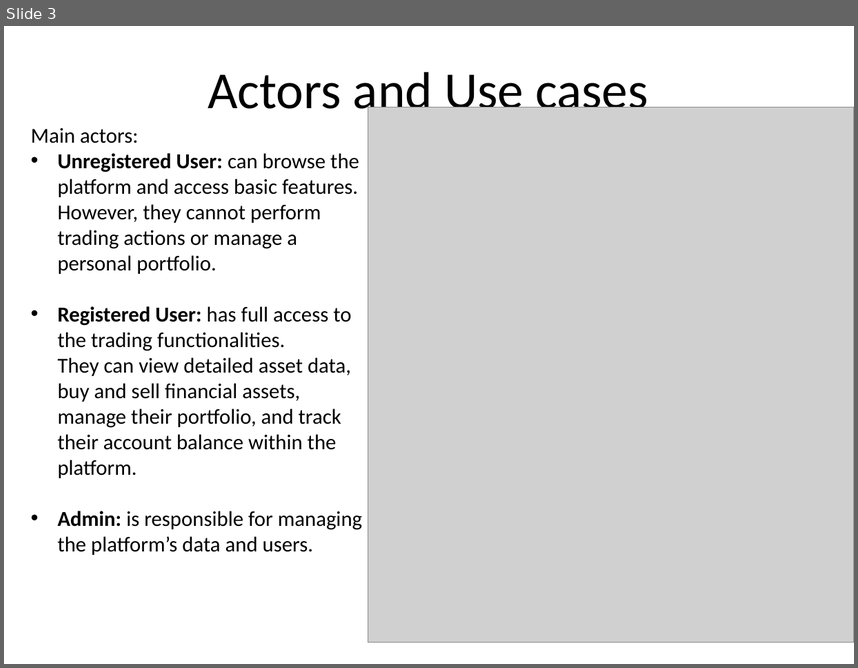
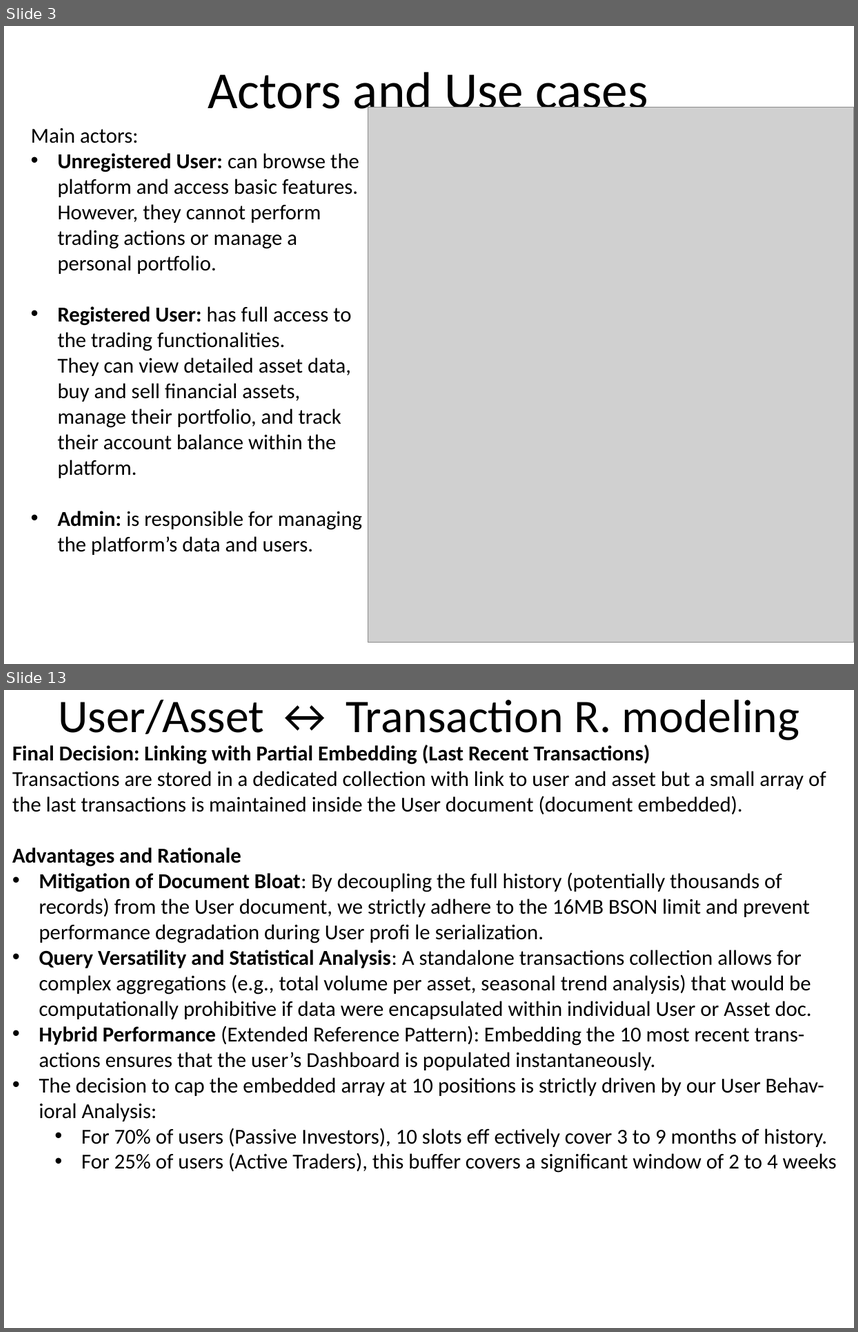
Before and after one commit to Arzazrel/Project_LSMSDB_25, a slide deck: documentation/Project_Presentation_MyFuture_Diana.pptx. Shown one above the other, each under a label of ours: slide 3 before the commit, slides 3 and 13 after it; the slides between them are not shown. The pictures are 858x668 and 858x1332 pixels, drawn with LibreOffice and Linux fonts; fonts in the diff are those of the drawing; grey boxes stand for pictures; background and template pictures are left out. Boxes give left, top, right and bottom in pixels: in the first picture for what was removed or moved away, otherwise in the second. Text is boxed around its words. In the diff, an @@ line names an element or a change of style, - is before the commit and + after.

```diff
--- a/documentation/Project_Presentation_MyFuture_Diana.pptx
+++ b/documentation/Project_Presentation_MyFuture_Diana.pptx
@@ slide 13 added at (4,690,854,1328), background #FFFFFF @@
@@ title added at (58,700,800,740), 39.6 pt, text #000000 @@
+User/Asset ↔ Transaction R. modeling
@@ text added at (12,745,837,1172), 18 pt, text #000000 @@
+Final Decision: Linking with Partial Embedding (Last Recent Transactions)
+Transactions are stored in a dedicated collection with link to user and asset but a small array of the last transactions is maintained inside the User document (document embedded).
+Advantages and Rationale
+• Mitigation of Document Bloat: By decoupling the full history (potentially thousands of records) from the User document, we strictly adhere to the 16MB BSON limit and prevent performance degradation during User profi le serialization.
+• Query Versatility and Statistical Analysis: A standalone transactions collection allows for complex aggregations (e.g., total volume per asset, seasonal trend analysis) that would be computationally prohibitive if data were encapsulated within individual User or Asset doc.
+• Hybrid Performance (Extended Reference Pattern): Embedding the 10 most recent trans-actions ensures that the user’s Dashboard is populated instantaneously.
+• The decision to cap the embedded array at 10 positions is strictly driven by our User Behav-ioral Analysis:
+  • For 70% of users (Passive Investors), 10 slots eff ectively cover 3 to 9 months of history.
+  • For 25% of users (Active Traders), this buffer covers a significant window of 2 to 4 weeks
```
Also in this commit, not shown: 7 slides changed, 36 other slides added, 19 slides removed, 2 other files.
